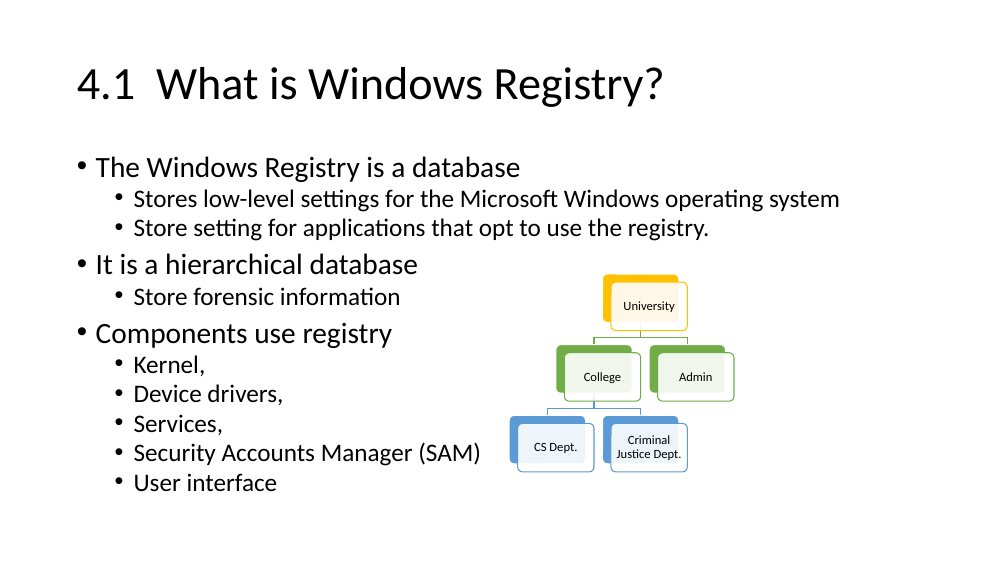
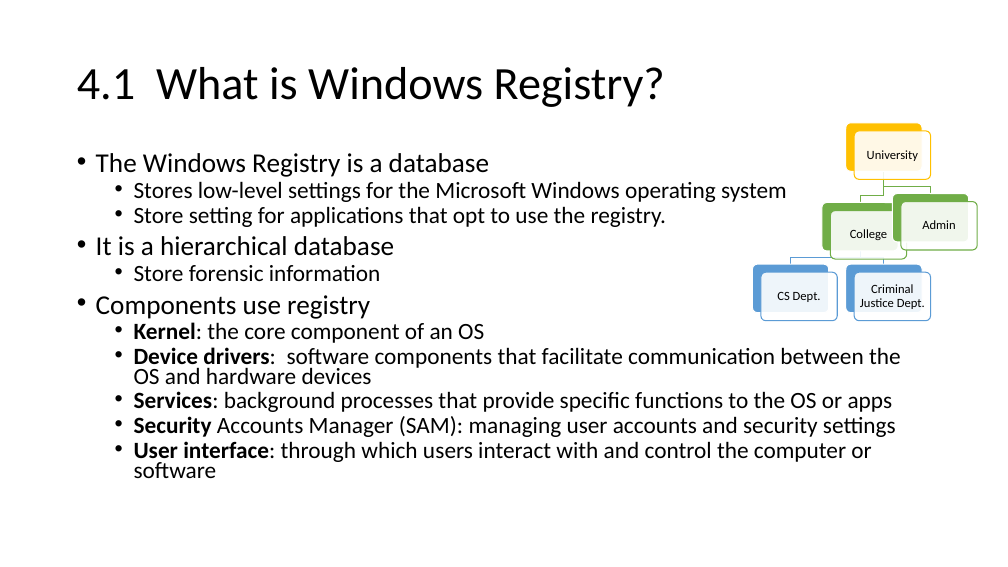
Before and after one commit to frankwxu/digital-forensics-lab, a slide deck: slide 23 of NIST_Data_Leakage_Case/NIST_Data_Leakage_00_Env_Setting.pptx (slide 14 before the commit). Drawn at 1008x567 pixels with LibreOffice and Linux fonts; fonts in the diff are those of the drawing; background and template pictures are left out. Boxes give left, top, right and bottom in pixels: in the first picture for what was removed or moved away, otherwise in the second. Text is boxed around its words. In the diff, an @@ line names an element or a change of style, - is before the commit and + after.

Commit message:
improve the readability of NIST_Data_Leakage_00_Env_Setting.pptx

```diff
--- a/NIST_Data_Leakage_Case/NIST_Data_Leakage_00_Env_Setting.pptx
+++ b/NIST_Data_Leakage_Case/NIST_Data_Leakage_00_Env_Setting.pptx
@@ 6 rounded rectangles, 3 texts, 1 freeform shape: place and size @@
-6 rounded rectangles, 3 texts, 1 freeform shape at (518, 274, 734, 472)
+6 rounded rectangles, 3 texts, 1 freeform shape at (761, 123, 978, 321)
@@ text at (96, 153, 787, 319): size 28 to 25.9 pt in "The Windows Registry is a database", "It is a hierarchical database", "Components use registry"; size 24 to 22.2 pt in "Stores low-level settings for the Microsoft Windows ...", "Store setting for applications that opt to ...", "Store forensic information"; line spacing 0.8 to 0.7 @@
@@ freeform shape added at (861, 172, 885, 203), outline #70AD47 1 pt @@
@@ rounded rectangle: place and size @@
-rounded rectangle at (556, 345, 632, 393)
+rounded rectangle at (822, 203, 898, 251)
@@ 2 rounded rectangles, 1 text: place and size @@
-2 rounded rectangles, 1 text at (510, 345, 726, 464)
+2 rounded rectangles, 1 text at (752, 194, 969, 312)
@@ rounded rectangle: place and size @@
-rounded rectangle at (564, 353, 640, 402)
+rounded rectangle at (830, 210, 907, 259)
@@ text "College": place and size @@
-text "College" at (584, 372, 621, 383)
+text "College" at (850, 229, 887, 240)
@@ freeform shape added at (791, 251, 861, 264), outline #5B9BD5 1 pt @@
@@ freeform shape added at (861, 251, 885, 264), outline #5B9BD5 1 pt @@
@@ text at (134, 322, 901, 478): text changed; size 24 to 22.2 pt @@
-  • Kernel,
-  • Device drivers,
-  • Services,
-  • Security Accounts Manager (SAM)
-  • User interface
+  • Kernel: the core component of an OS
+  • Device drivers: software components that facilitate communication between the OS and hardware devices
+  • Services: background processes that provide specific functions to the OS or apps
+  • Security Accounts Manager (SAM): managing user accounts and security settings
+  • User interface: through which users interact with and control the computer or software
@@ freeform shape removed at (594, 323, 641, 345) @@
@@ freeform shape removed at (547, 393, 594, 415) @@
@@ freeform shape removed at (594, 393, 641, 415) @@
```
Also in this commit, not shown: 14 other slides changed, 11 slides added, 1 slide removed.
